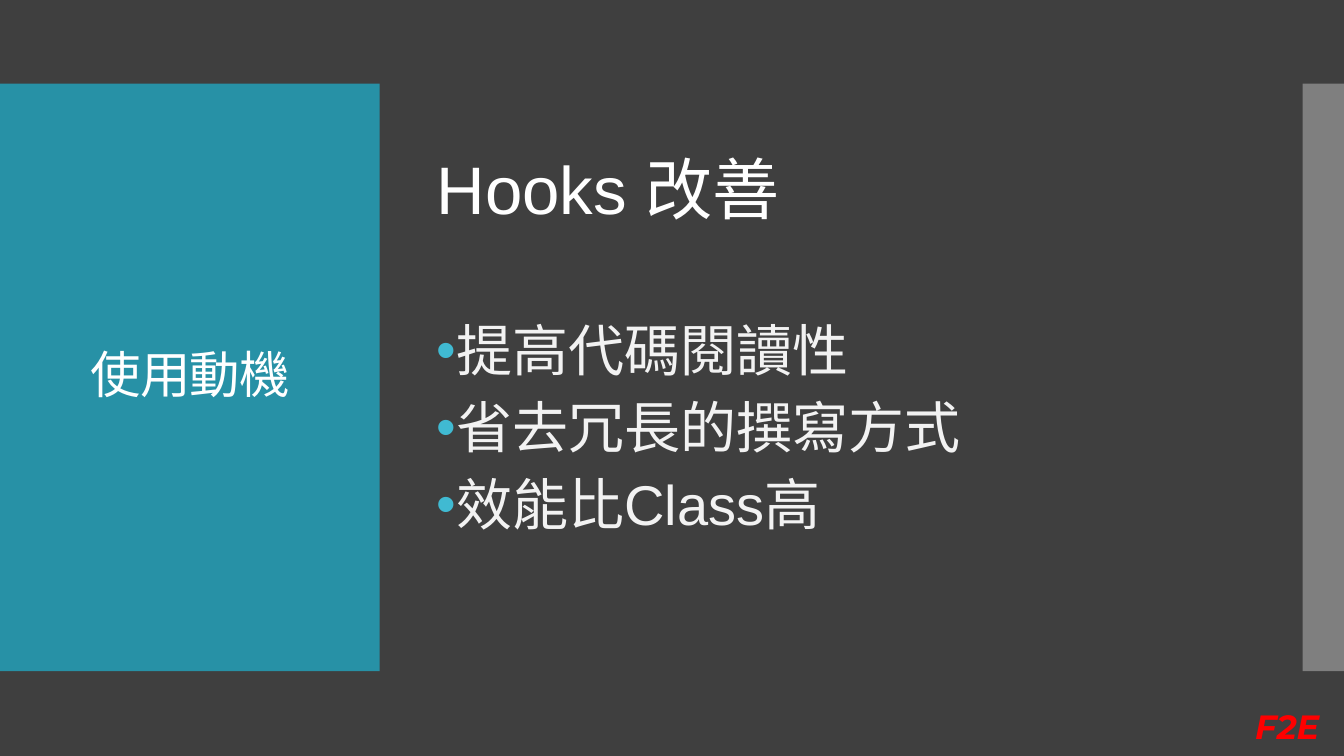
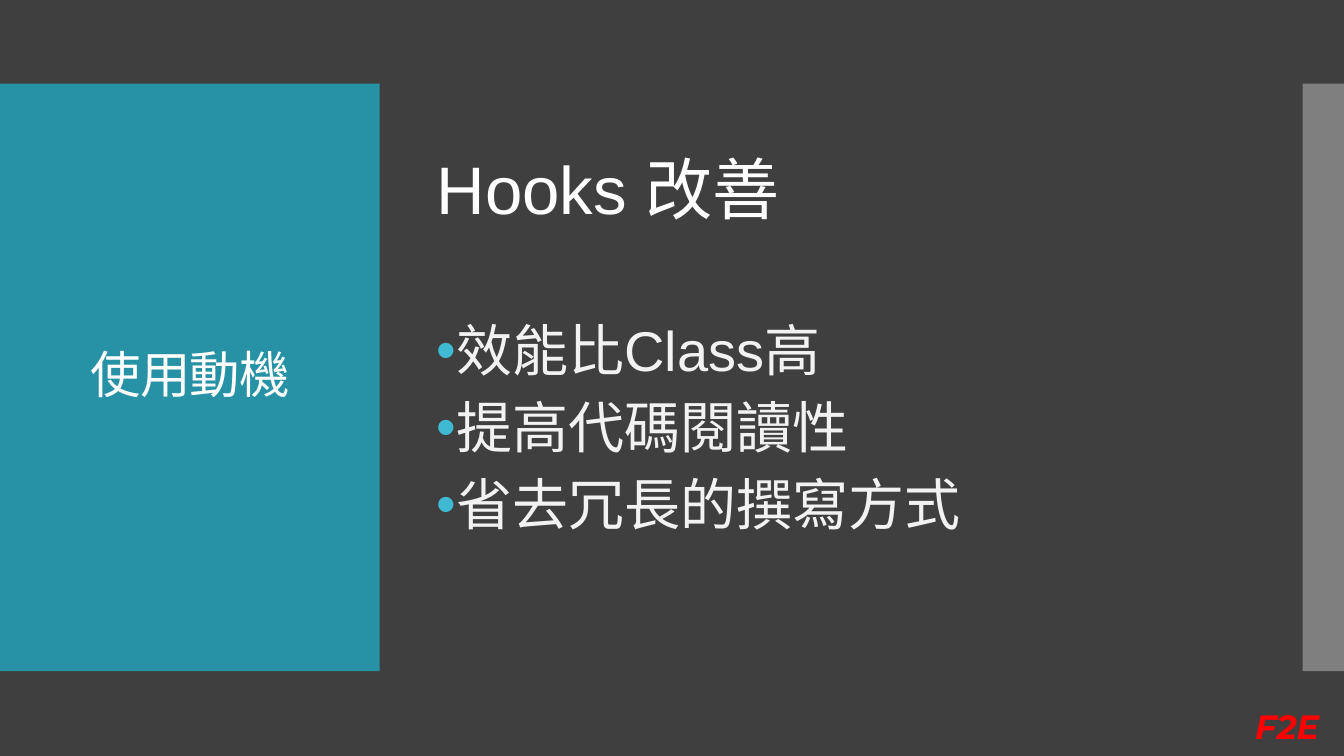
Before and after one commit to Kader-coder/React-Hooks, a slide deck: slide 12 of PPT/React Hooks &.pptx (slide 9 before the commit). Drawn at 1344x756 pixels with LibreOffice and Linux fonts; fonts in the diff are those of the drawing. Boxes give left, top, right and bottom in pixels: in the first picture for what was removed or moved away, otherwise in the second. Text is boxed around its words. In the diff, an @@ line names an element or a change of style, - is before the commit and + after.

```diff
--- a/PPT/React Hooks &.pptx
+++ b/PPT/React Hooks &.pptx
@@ text at (457, 324, 821, 376): paragraph added @@
+• 效能比Class高
@@ text at (457, 478, 821, 530): paragraph removed @@
-• 效能比Class高
```
Also in this commit, not shown: 5 other slides changed, 6 slides added, 5 slides removed, 1 other file.
